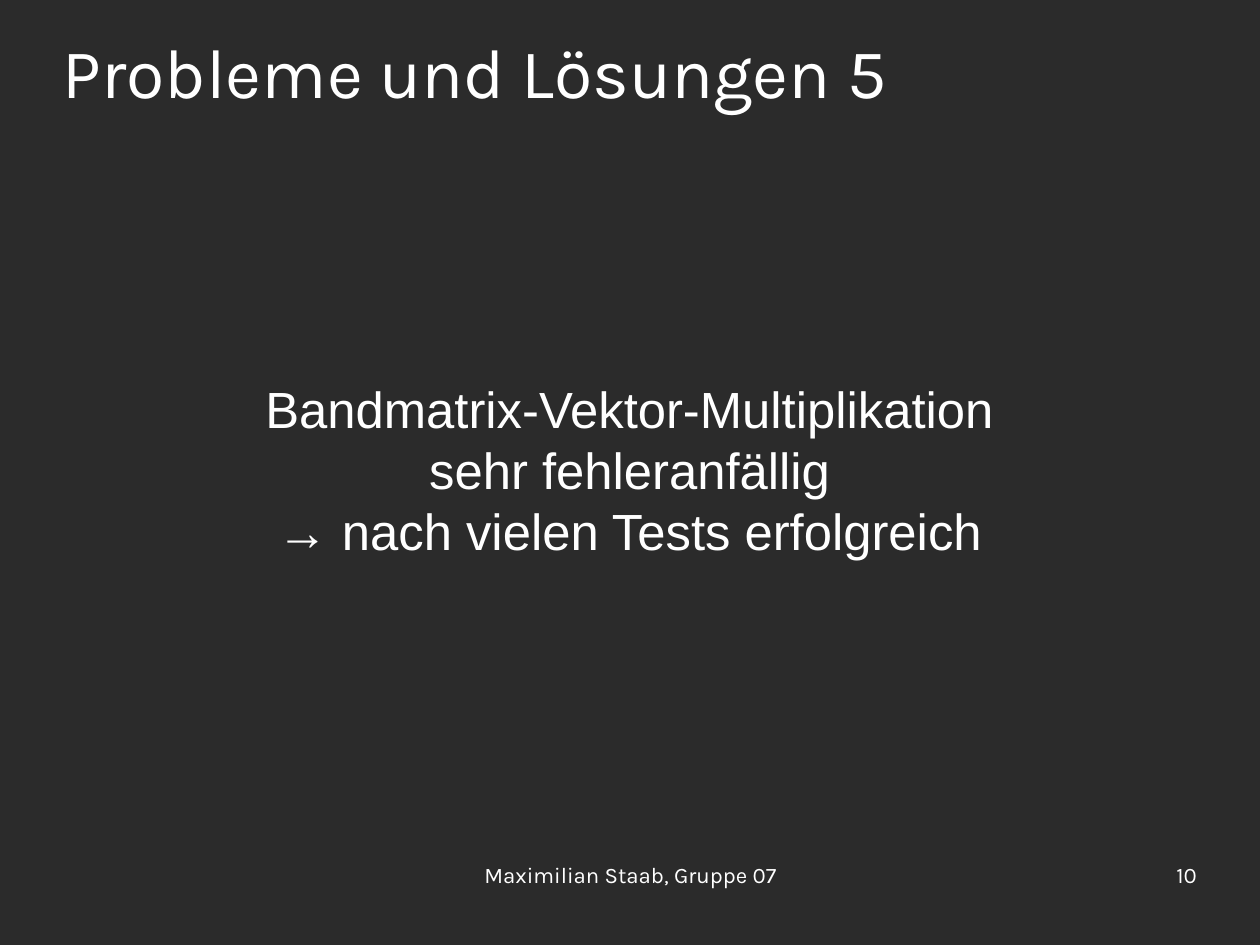
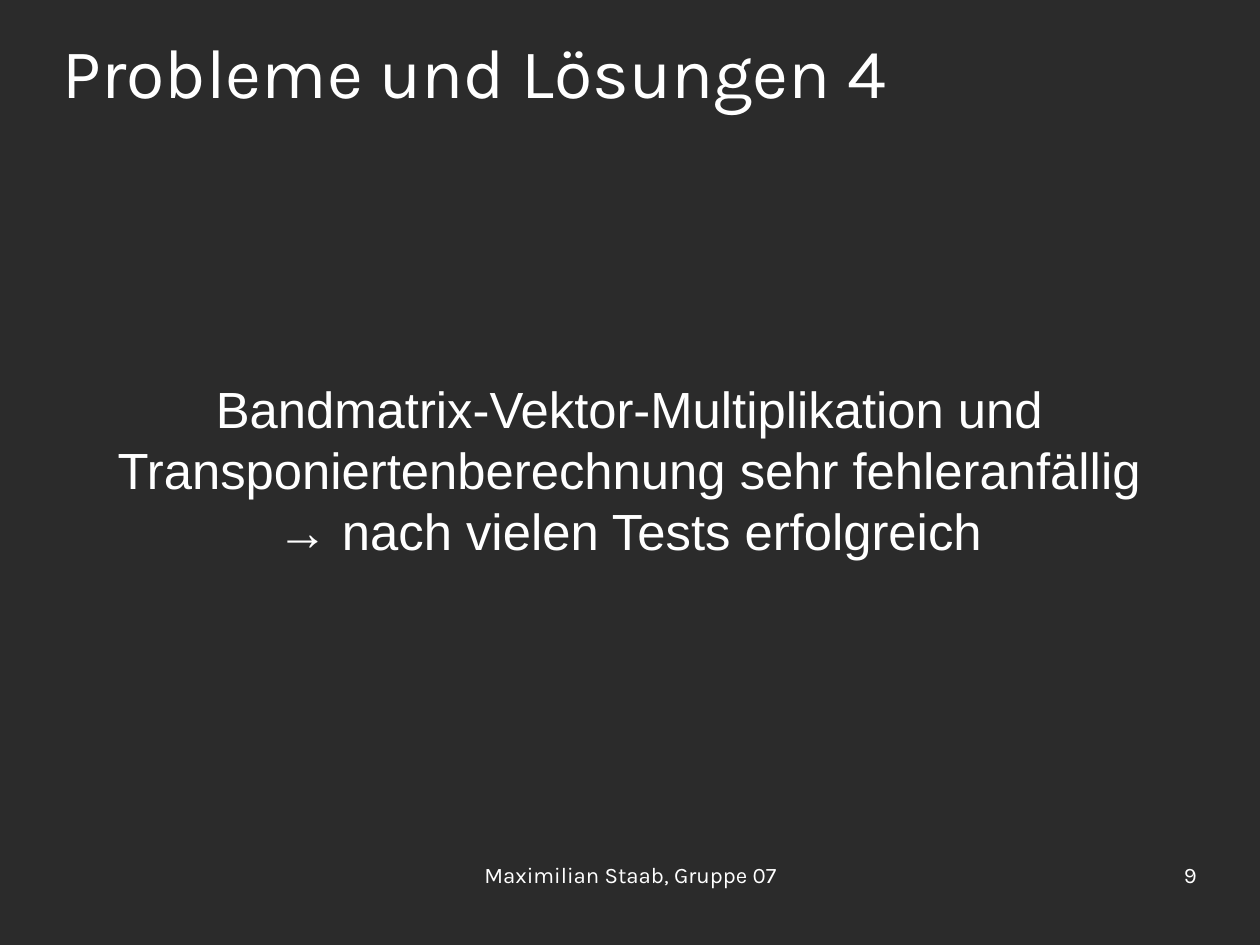
Before and after one commit to OrestTa/etip, a slide deck: slide 9 of Projekt2/Protokolle/verlauf2.odp (slide 10 before the commit). Drawn at 1260x945 pixels with LibreOffice and Linux fonts; fonts in the diff are those of the drawing; background and template pictures are left out; a plain dark background stands for a picture behind light text. Boxes give left, top, right and bottom in pixels: in the first picture for what was removed or moved away, otherwise in the second. Text is boxed around its words. In the diff, an @@ line names an element or a change of style, - is before the commit and + after.

```diff
--- a/Projekt2/Protokolle/verlauf2.odp
+++ b/Projekt2/Protokolle/verlauf2.odp
@@ title at (63,50,886,115): text changed @@
-Probleme und Lösungen 5
+Probleme und Lösungen 4
@@ subtitle at (118,391,1141,500): text changed @@
-Bandmatrix-Vektor-Multiplikation
-sehr fehleranfällig
+Bandmatrix-Vektor-Multiplikation und Transponiertenberechnung sehr fehleranfällig
@@ page number at (1184,869,1197,884): text changed @@
-10
+9
```
Also in this commit, not shown: 2 other slides changed, 3 slides removed.
